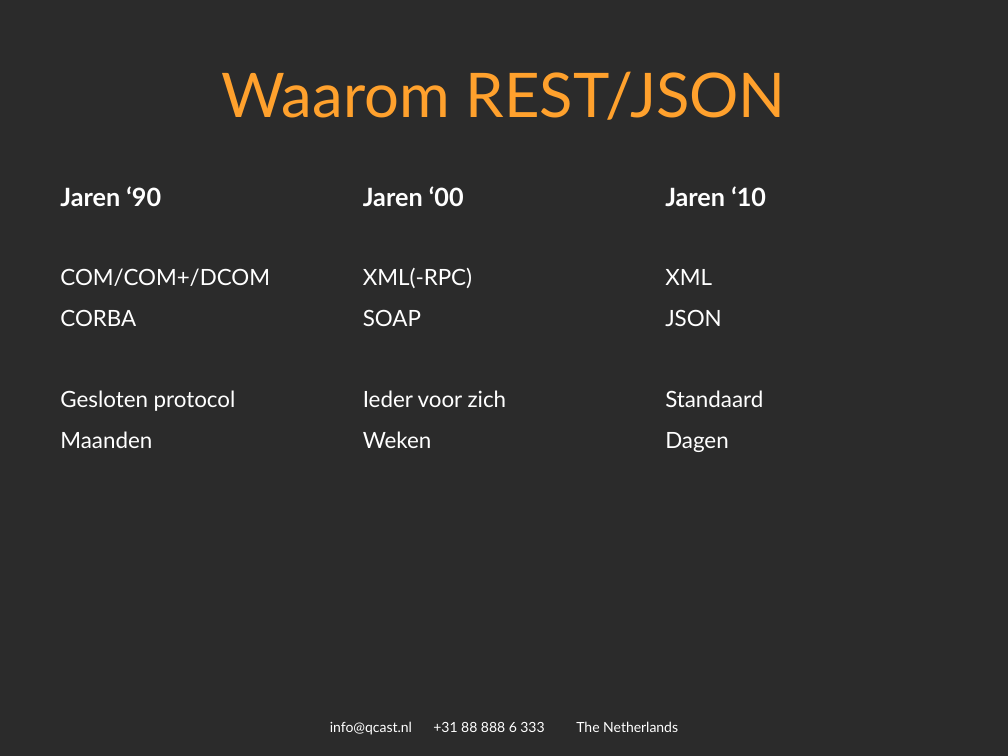
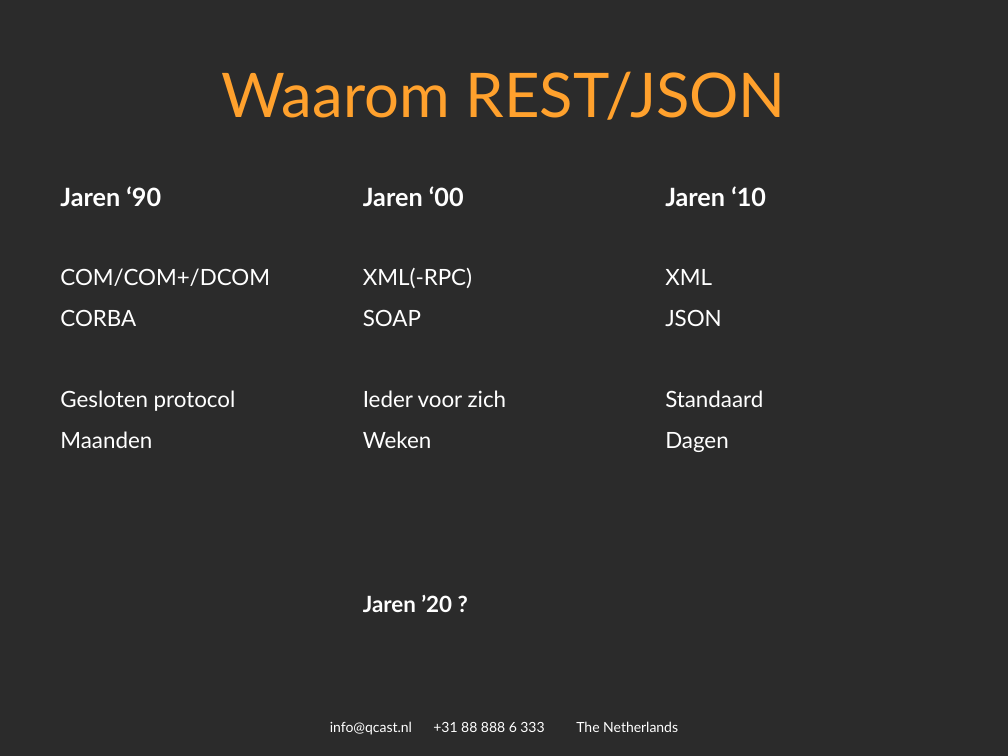
Before and after one commit to spijkerman/dierentuin, a slide deck: slide 11 of API workshop.pptx. Drawn at 1008x756 pixels with LibreOffice and Linux fonts; fonts in the diff are those of the drawing; background and template pictures are left out; a plain dark background stands for a picture behind light text. Boxes give left, top, right and bottom in pixels: in the first picture for what was removed or moved away, otherwise in the second. Text is boxed around its words. In the diff, an @@ line names an element or a change of style, - is before the commit and + after.

```diff
--- a/API workshop.pptx
+++ b/API workshop.pptx
@@ table at (x1=50, y1=176, x2=958, y2=626) @@
+row 9:  |  | 
+row 10:  |  | 
+row 11:  | Jaren ’20 ? | 
```
